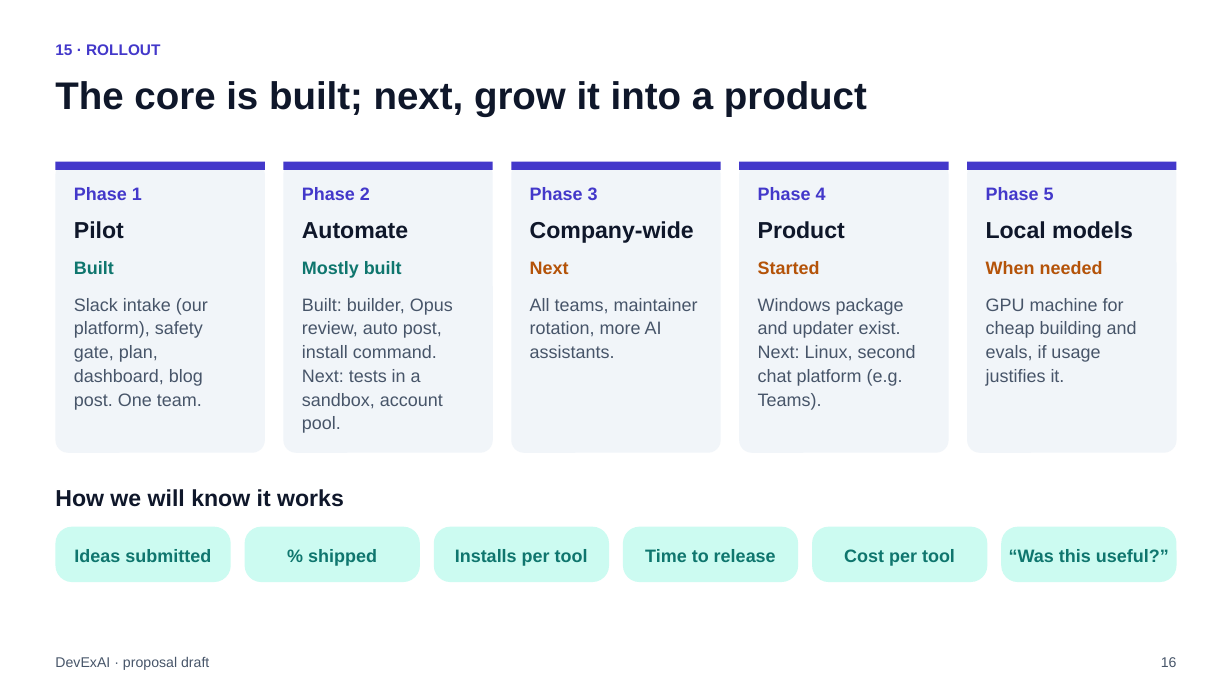
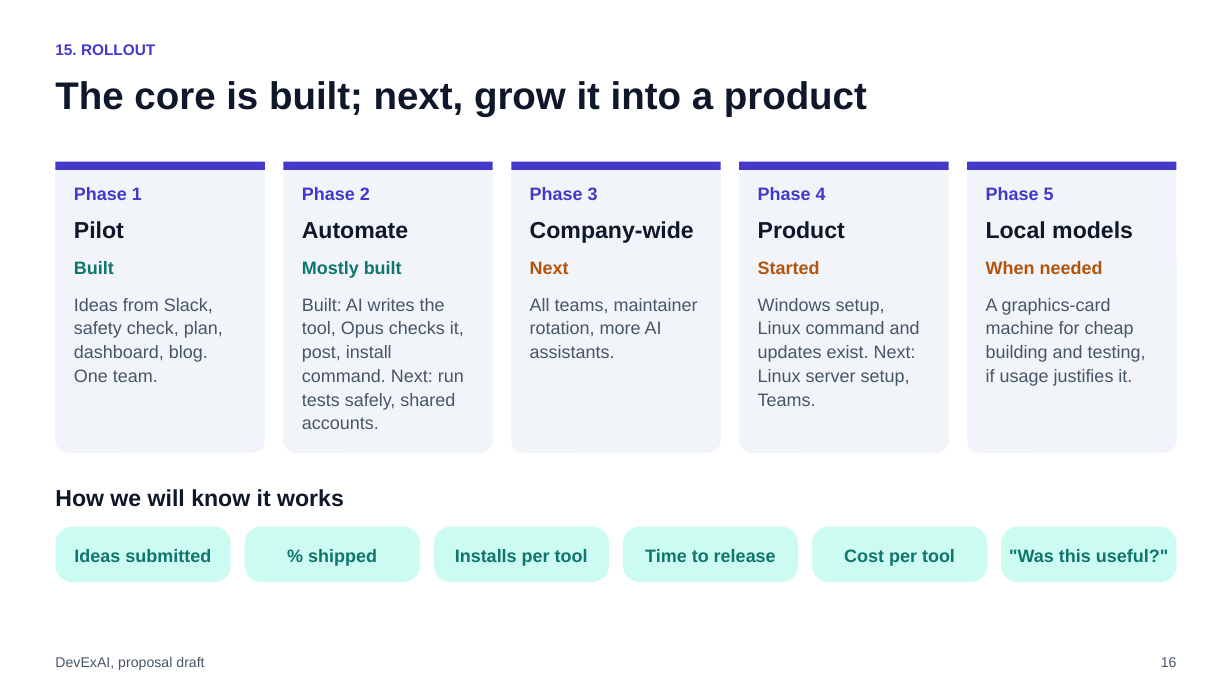
Before and after one commit to raghavsatyadev/DevExAI, a slide deck: slide 16 of DevExAI.pptx. Drawn at 1232x693 pixels with LibreOffice and Linux fonts; fonts in the diff are those of the drawing. Boxes give left, top, right and bottom in pixels: in the first picture for what was removed or moved away, otherwise in the second. Text is boxed around its words. In the diff, an @@ line names an element or a change of style, - is before the commit and + after.

```diff
--- a/DevExAI.pptx
+++ b/DevExAI.pptx
@@ text at box(55, 44, 155, 55): text changed @@
-15 · ROLLOUT
+15. ROLLOUT
@@ text at box(74, 298, 223, 382): text changed @@
-Slack intake (our platform), safety gate, plan, dashboard, blog post. One team.
+Ideas from Slack, safety check, plan, dashboard, blog. One team.
@@ text at box(302, 298, 464, 429): text changed @@
-Built: builder, Opus review, auto post, install command. Next: tests in a sandbox, account pool.
+Built: AI writes the tool, Opus checks it, post, install command. Next: run tests safely, shared accounts.
@@ text at box(758, 298, 920, 406): text changed @@
-Windows package and updater exist. Next: Linux, second chat platform (e.g. Teams).
+Windows setup, Linux command and updates exist. Next: Linux server setup, Teams.
@@ text at box(986, 298, 1146, 386): text changed @@
-GPU machine for cheap building and evals, if usage justifies it.
+A graphics-card machine for cheap building and testing, if usage justifies it.
@@ text at box(55, 656, 204, 670): text changed @@
-DevExAI · proposal draft
+DevExAI, proposal draft
```
Also in this commit, not shown: 18 other slides changed, 3 other files.
